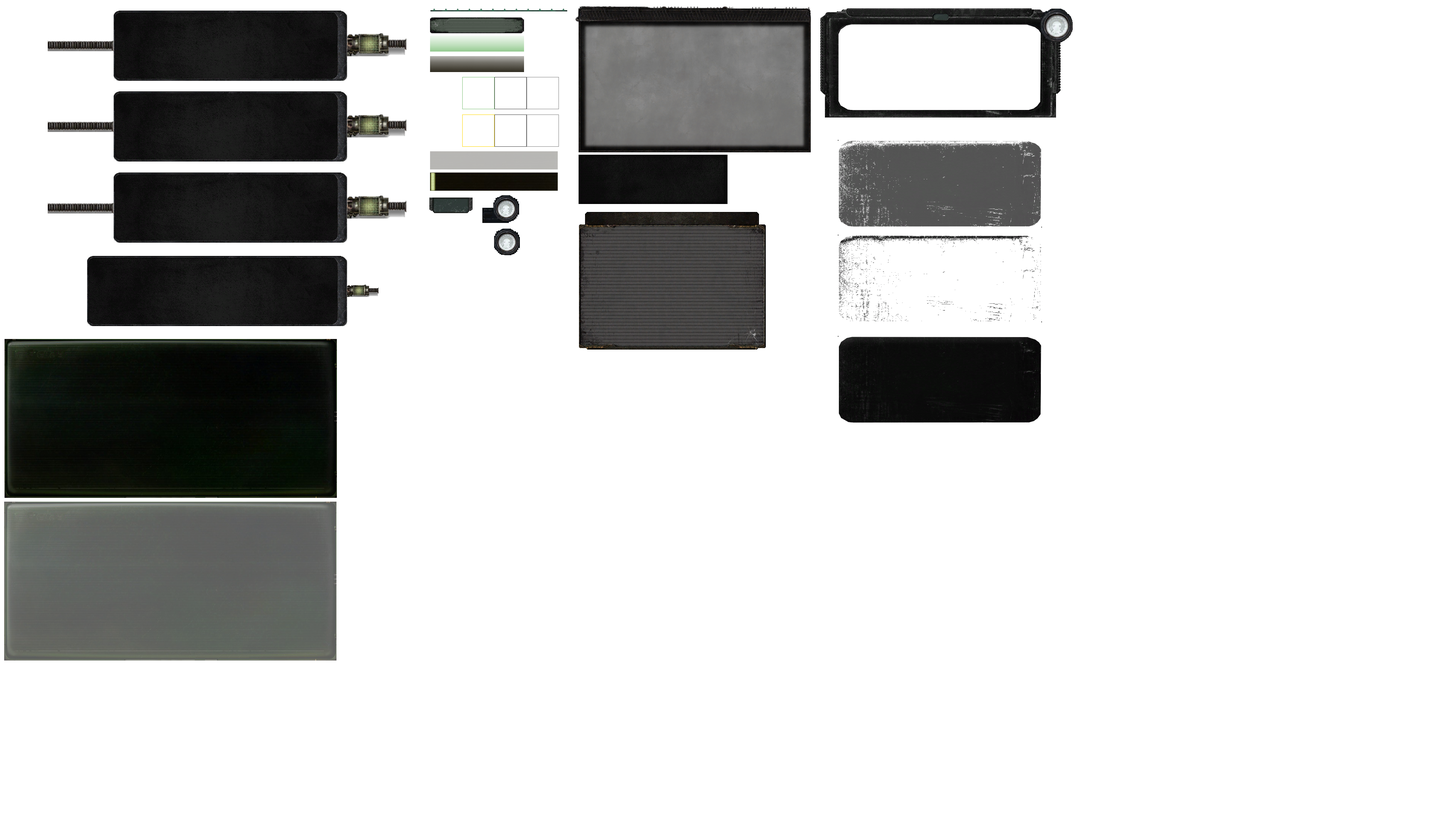
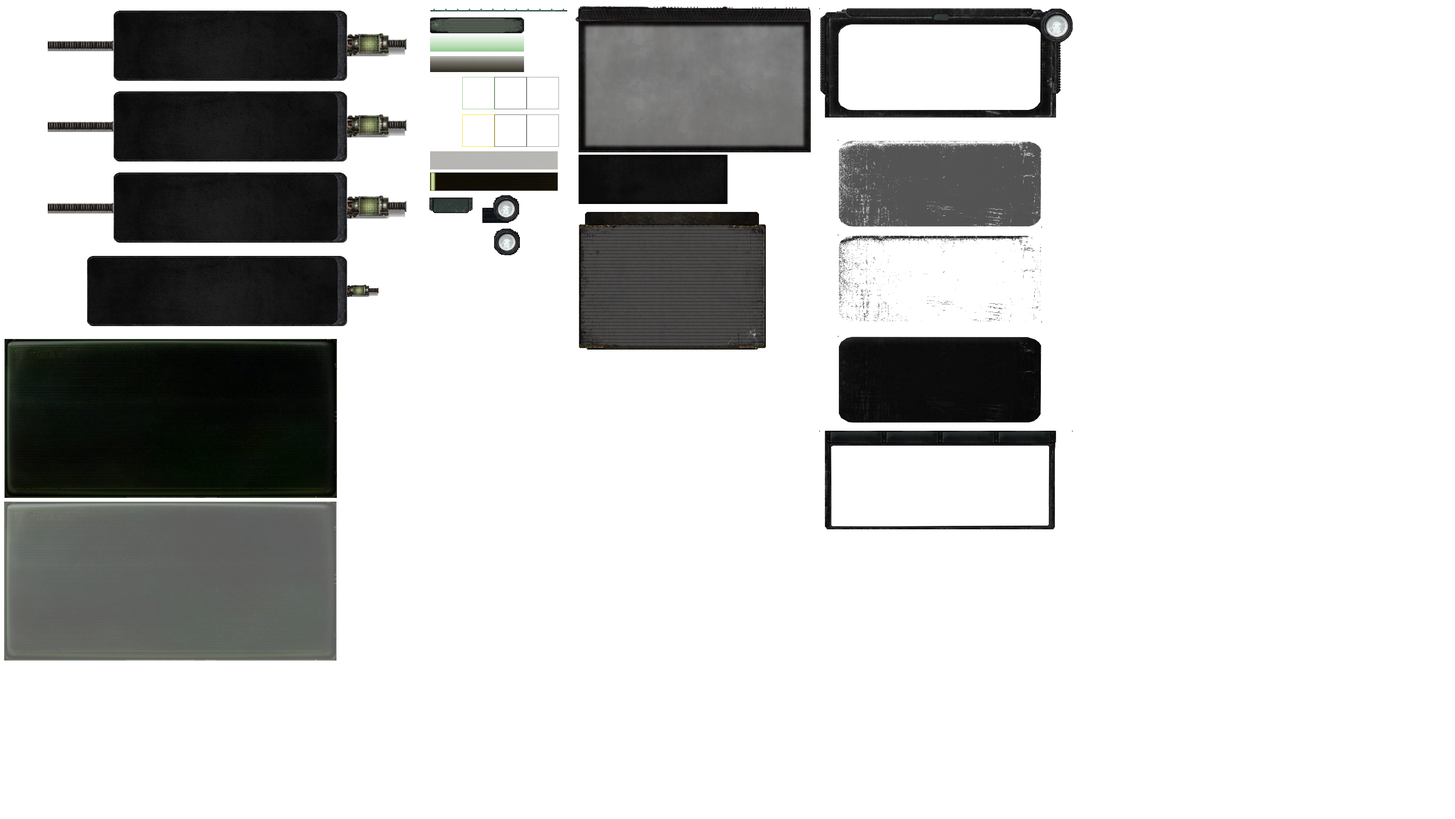
Layered file, before and after one edit (1455x819). Changes by layer:
removed layer "rank" from group "Layer Group #1" over [1030, 12, 1045, 26]
removed layer "frame" from group "Layer Group #1" over [1030, 12, 1045, 26]
added layer "Layer Group #2" above "info_header" over [1030, 12, 1045, 26]
added layer "Layer Group" above "info_display_glass" over [825, 430, 1073, 530]
